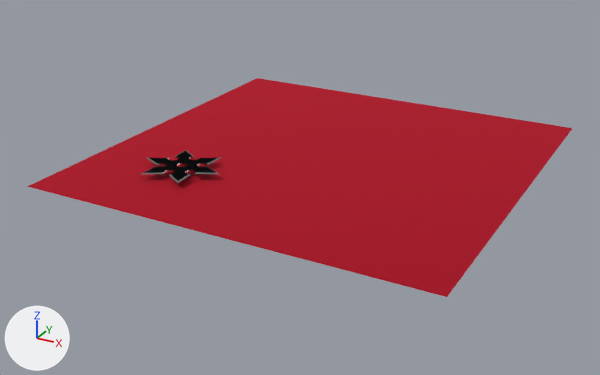
The Blender file ninjaster/ninjaster.blend as it was, and as the next commit left it.
One viewpoint serves both versions: a 50 mm camera at (6.26, -8.16, 4.14) aimed at (1.25, 0.96, -0.42). The lights are fixed; the arrows at lower left show +X, +Y and +Z.

Objects in the first picture: 'ground', 'shuriken'.
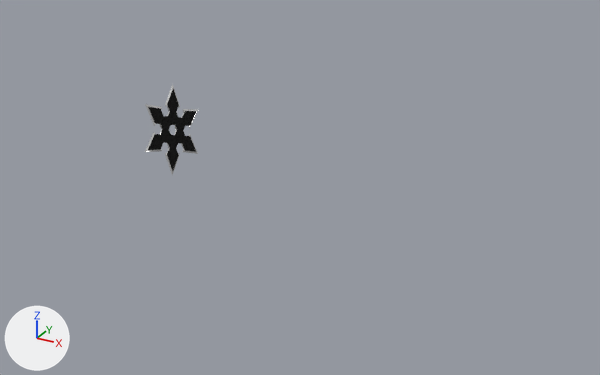
Commit message: finished ninjaster

Where the newer file only moved an object's origin or applied its transform, the numbers keep the older frame.

Location of each change, [x1, y1, x2, y2] in pixels of the pictures (600 x 375 px):
'ground', deleted (red): before [27, 78, 572, 297]
'shuriken', surface changed, reshaped (34% narrower, 171% taller): before [141, 150, 222, 183]; after [145, 84, 198, 175]

The change, as a diff of the scene's bpy script:
```diff
--- a/ninjaster/ninjaster.blend.py
+++ b/ninjaster/ninjaster.blend.py
@@ mat_ninjastar @@
 mat_ninjastar = bpy.data.materials.new('ninjastar')
-# nodes: BsdfPrincipled, Invert, Mix, OutputMaterial, TexImage, ValToRGB
-# colours: black #0d0d0d, grey #939393, black #000000, light grey #e1e1e1
+# nodes: BsdfPrincipled x2, Bump, Invert, MixShader, OutputMaterial, TexImage, TexNoise x2, ValToRGB x3
+# colours: black #000000, white #ffffff, black #2d2d2d, light grey #cfcfcf, light grey #e1e1e1, white #e7e7e7, white #e6e6e6
 # uses the picture img_texture_mask
@@ me_cylinder_009 @@
 # used by ob_shuriken; location = (0.0, 0.0, 0.0)
-me_cylinder_009.from_pydata(...)  # 163 vertices, 160 faces; spans x -0.6..0.6, y -0.5..0.5, z -0.01..0.01
+me_cylinder_009.from_pydata(...)  # 163 vertices, 204 faces; spans x -0.267..-0.025, y -0.536..0.607, z -0.091..1.016
+# me_cylinder_009 part 1: 163 vertices removed from x -0.6..0.6, y -0.5..0.5, z -0.01..0.01; 163 vertices added at x -0.267..-0.025, y -0.536..0.607, z -0.091..1.016
 me_cylinder_009.materials.append(mat_ninjastar)
@@ ob_ground @@
-ob_ground = bpy.data.objects.new('ground', me_plane)
-ob_ground.location = (1.348, 1.457, -0.091)
-ob_ground.scale = (0.279, 0.279, 0.279)
```
